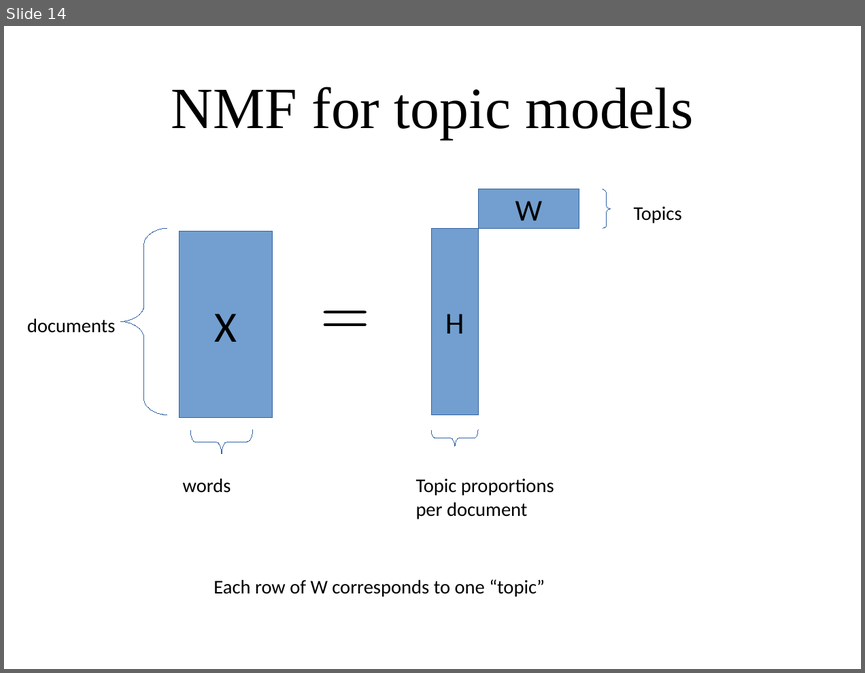
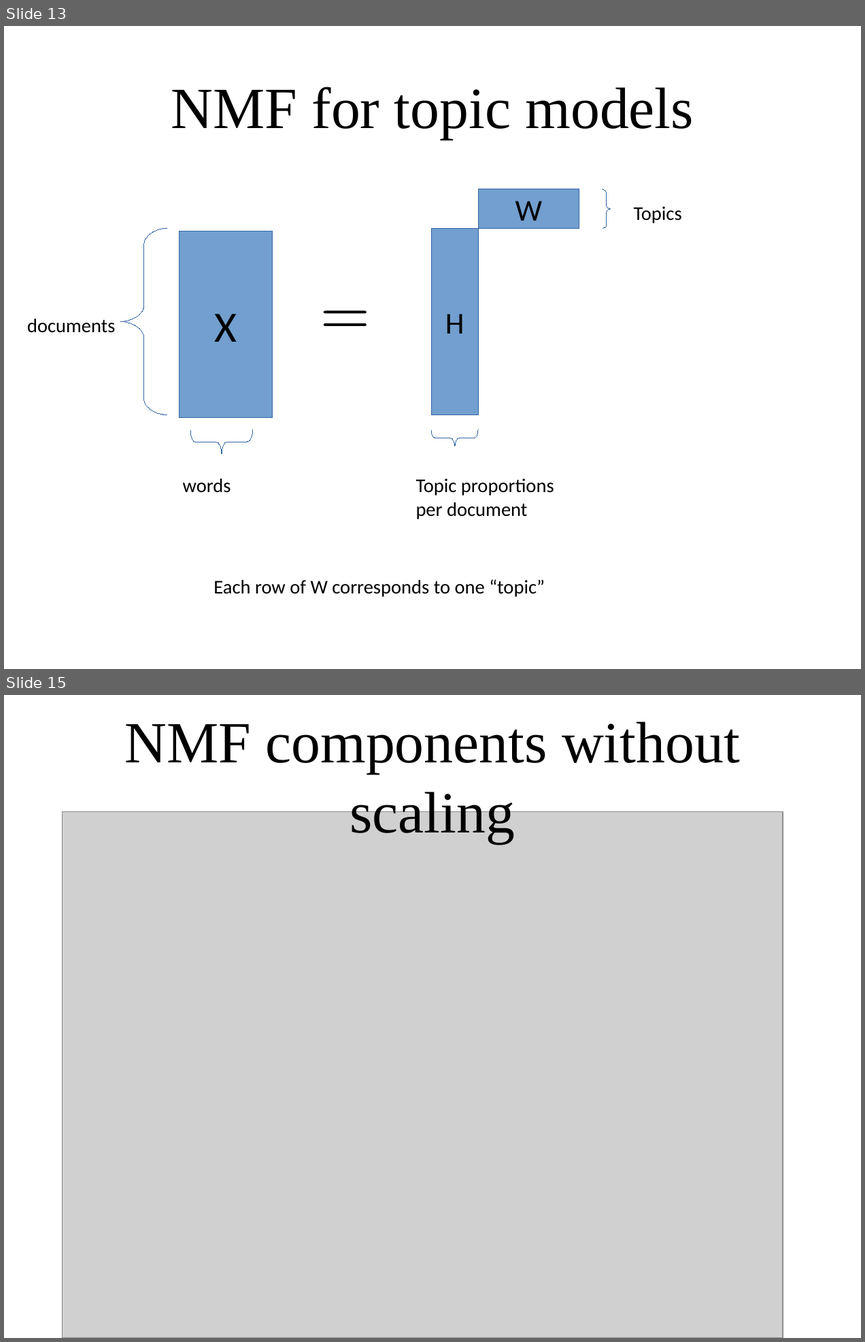
Before and after one commit to amueller/applied_ml_spring_2017, a slide deck: slides/aml-20-040517.odp. Shown one above the other, each under a label of ours: slide 14 before the commit, slides 13 and 15 after it; the slides between them are not shown. The pictures are 865x673 and 865x1342 pixels, drawn with LibreOffice and Linux fonts; fonts in the diff are those of the drawing; grey boxes stand for pictures. Boxes give left, top, right and bottom in pixels: in the first picture for what was removed or moved away, otherwise in the second. Text is boxed around its words. In the diff, an @@ line names an element or a change of style, - is before the commit and + after.

```diff
--- a/slides/aml-20-040517.odp
+++ b/slides/aml-20-040517.odp
@@ slide 15 added at [4,695,861,1338], background #FFFFFF @@
@@ title added at [125,722,740,843], 54 pt, text #000000 @@
+NMF components without scaling
@@ picture added at [62,812,783,1338] @@
@@ what was slide 14 is now slide 13 @@
```
Also in this commit, not shown: 2 slides changed, 14 other slides added, 1 slide removed, 1 other file.
